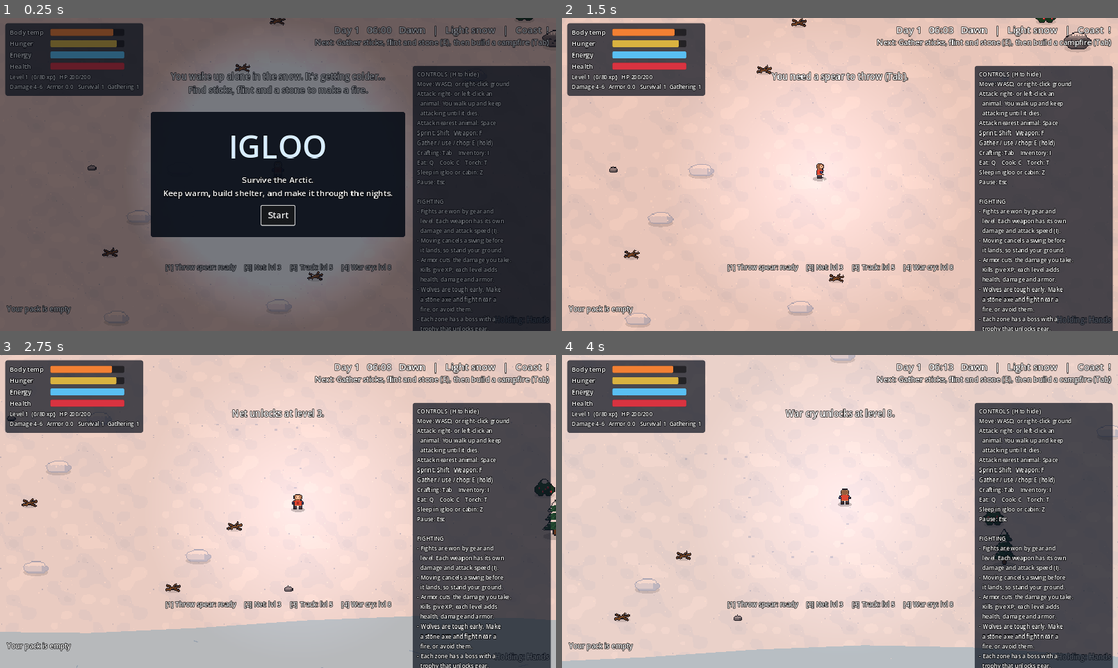
Above: before the commit, frames 1-4 (two rows, left to right).
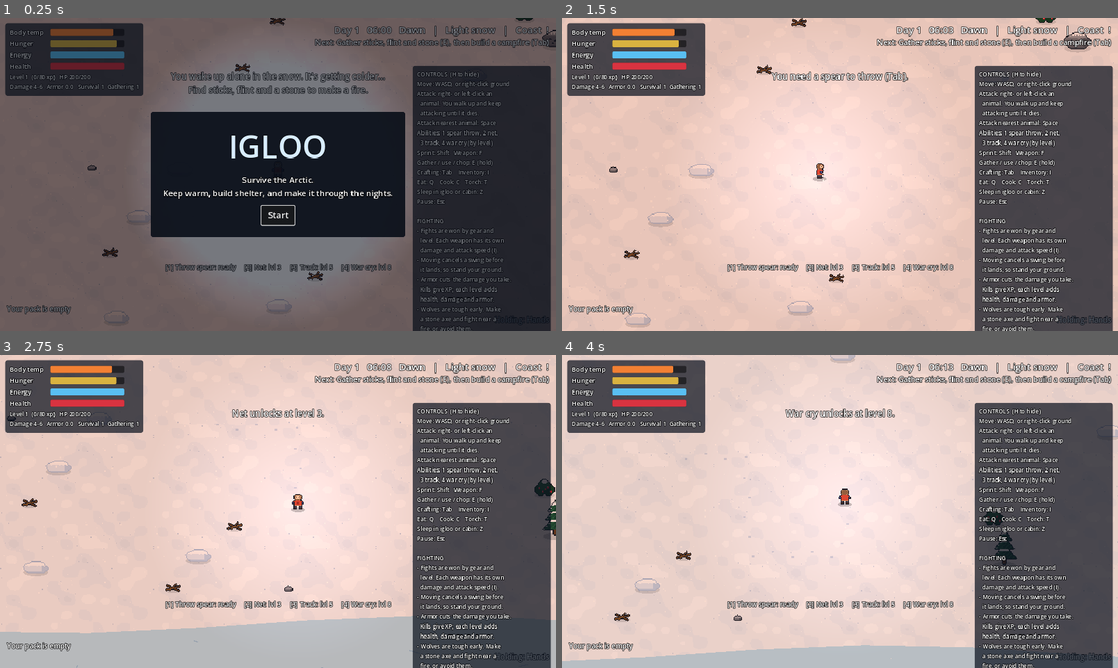
Above: after the commit, the same moments.

Repository: erik123567/Igloo
Game: Godot game, scene res://main.tscn
The game is run twice, just before and just after one commit, with the same random seed, the same clock (stepped at 60 frames per second) and the same inputs.
Inputs (mouse positions are in pixels of both pictures, inside the frame that each line leads up to):
- Up to frame 1 (0.25 s): no input
- Up to frame 2 (1.5 s): click "Start" at 0.5 s; tap Enter (continue) at 1.25 s; move the mouse to (962, 158) at 1.27 s; hold D (move_right) from 1.28 s (still down); tap 1 (ability_1) at 1.35 s; click (962, 158) at 1.42 s
- Up to frame 3 (2.75 s): move the mouse to (166, 527) at 2.02 s; release D (move_right) at 2.03 s; hold S (move_down) from 2.03 s (still down); tap 2 (ability_2) at 2.1 s
- Up to frame 4 (4 s): move the mouse to (895, 442) at 2.77 s; release S (move_down) at 2.78 s; hold D (move_right) 2.78-3.53 s; tap 3 (ability_3) at 2.85 s; move the mouse to (812, 574) at 3.52 s; hold W (move_up) from 3.53 s (still down); tap 4 (ability_4) at 3.6 s; click (812, 574) at 3.67 s

The runs differ from the first frame. In frame 1, 2.0% of the frame differs, in the area x 75-92%, y 35-100%; in frame 2, 3.5%; in frame 3, 3.6%, in the area x 74-92%, y 35-100%; in frame 4, 3.6%.

Commit message:
Help: list abilities
Co-Authored-By: Claude Opus 5.5 <noreply@anthropic.com>
Claude-Session: https://claude.ai/code/session_01YCsowYakhHQPR7bwZeZjoV

Diff:
--- a/scripts/hud.gd
+++ b/scripts/hud.gd
@@ -18,6 +18,8 @@
   animal. You walk up and keep
   attacking until it dies.
 Attack nearest animal: Space
+Abilities: 1 spear throw, 2 net,
+  3 track, 4 war cry (by level)
 Sprint: Shift   Weapon: F
 Gather / use / chop: E (hold)
 Crafting: Tab    Inventory: I
